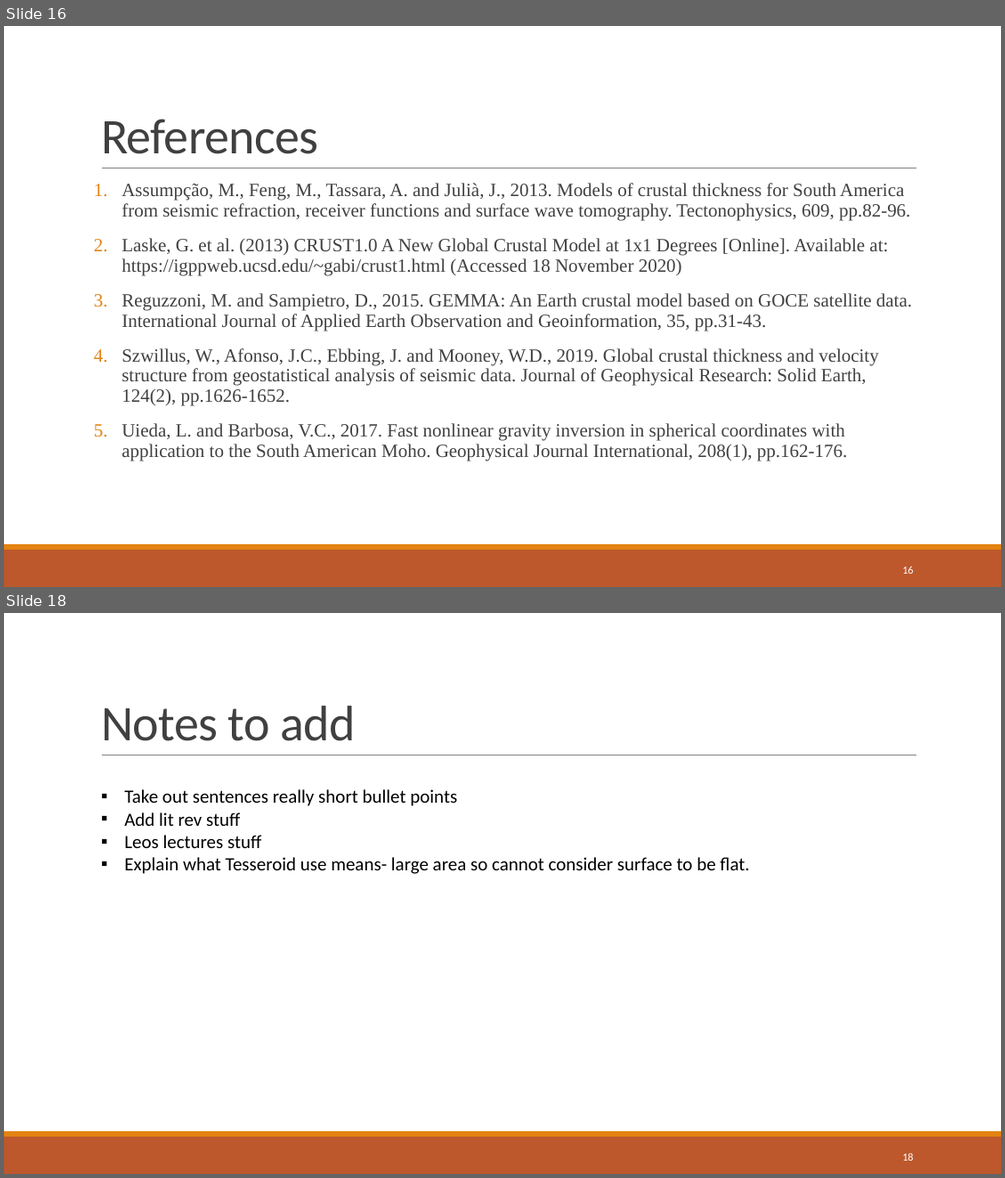
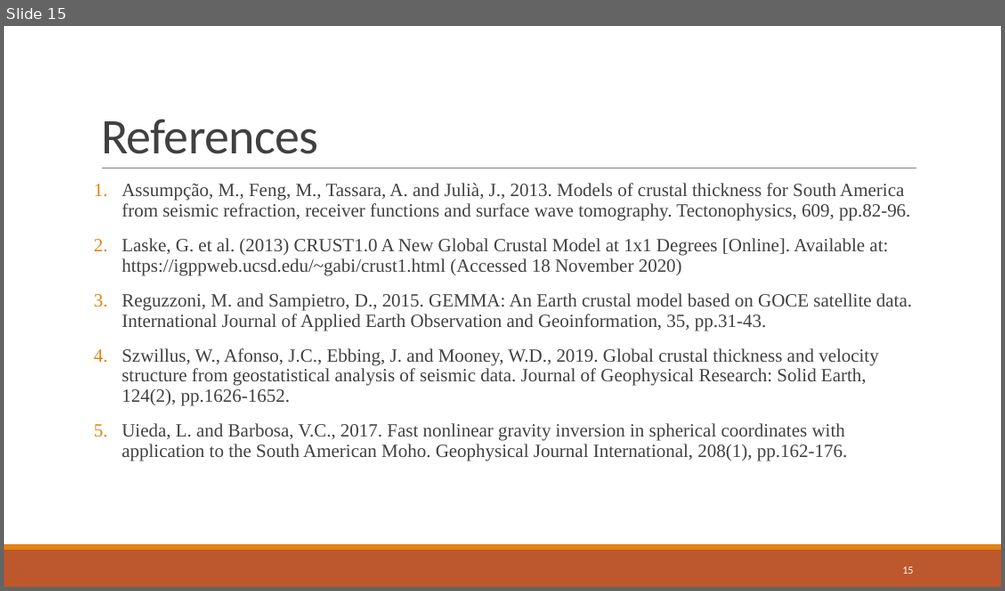
Before and after one commit to compgeolab/dissertation-moho-uncertainty, a slide deck: presentation/Project presentation.pptx. Shown one above the other, each under a label of ours: slides 16 and 18 before the commit, slide 15 after it; the slides between them are not shown. The pictures are 1005x1178 and 1005x591 pixels, drawn with LibreOffice and Linux fonts; fonts in the diff are those of the drawing. Boxes give left, top, right and bottom in pixels: in the first picture for what was removed or moved away, otherwise in the second. Text is boxed around its words. In the diff, an @@ line names an element or a change of style, - is before the commit and + after.

```diff
--- a/presentation/Project presentation.pptx
+++ b/presentation/Project presentation.pptx
@@ slide 18 removed at [4,613,1001,1174], background #FFFFFF; not listed: 3 template elements that a slide beside it also shows @@
@@ title removed at [101,706,356,741] @@
-Notes to add
@@ text removed at [124,789,749,874] @@
-▪ Take out sentences really short bullet points
-▪ Add lit rev stuff
-▪ Leos lectures stuff
-▪ Explain what Tesseroid use means- large area so cannot consider surface to be flat.
@@ page number removed at [902,1152,913,1160] @@
-18
@@ what was slide 16 is now slide 15 @@
@@ page number at [902,566,913,573]: text changed @@
-16
+15
```
Also in this commit, not shown: 11 slides changed, 2 slides added, 3 other slides removed.
